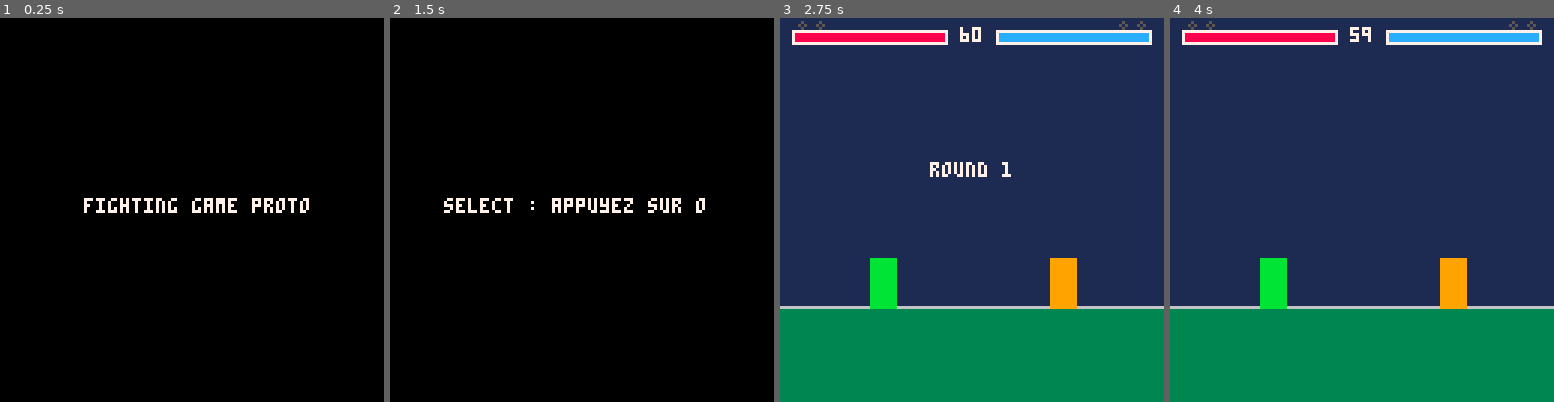
Above: before the commit, frames 1-4 (left to right).
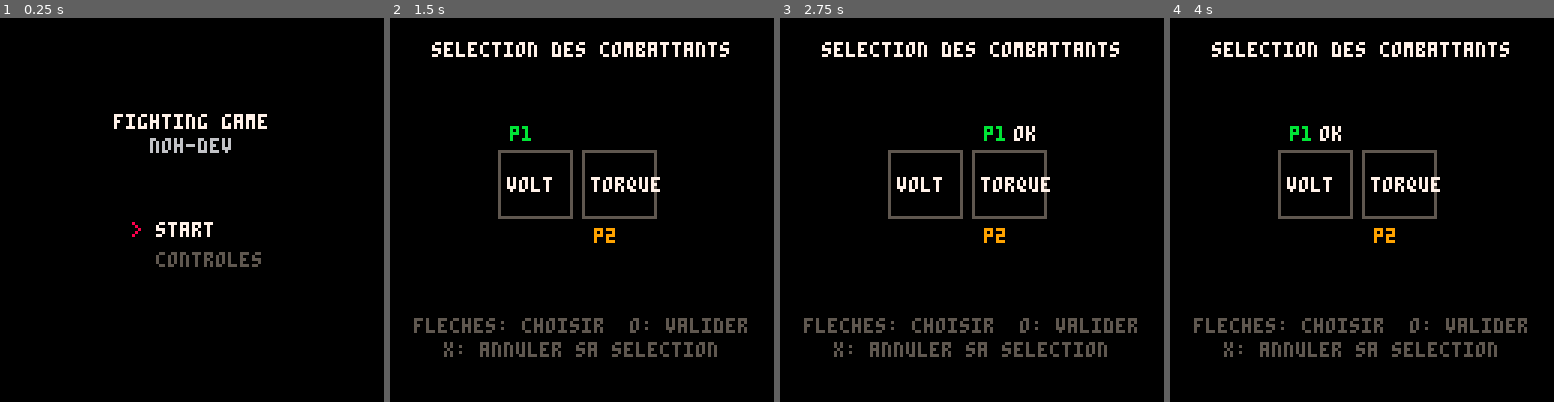
Above: after the commit, the same moments.

Repository: NOH-code/FightGame_PICO-8
Game: PICO-8 cartridge main.p8
Two runs of this game, one before a commit and one after it. Both use one fixed random seed, a clock stepped at 60 frames per second and the inputs below.
Inputs:
- Up to frame 1 (0.25 s): no input
- Up to frame 2 (1.5 s): tap X (X key) at 0.33, 1.07 s; tap O (Z key) at 0.7 s
- Up to frame 3 (2.75 s): hold Right 1.6-2.1 s; hold P2 Left 1.6-2.1 s; tap O (Z key) at 1.7, 2.1, 2.5 s; tap X (X key) at 1.85 s; hold Up 2.15-2.42 s; hold P2 Down 2.15-2.42 s; hold Right from 2.47 s (still down); hold P2 Left from 2.47 s (still down)
- Up to frame 4 (4 s): tap O (Z key) at 2.9, 3.3, 3.7 s; tap X (X key) at 2.97 s; release Right at 3.03 s; release P2 Left at 3.03 s; hold Left 3.08-3.58 s; hold P2 Right 3.08-3.58 s; hold Down 3.63-3.97 s; hold P2 Up 3.63-3.97 s

The runs differ from the first frame. In frame 1, 2.9% of the frame differs, in the area x 21-81%, y 25-65%; in frame 2, 6.5%; in frame 3, 100%, in the area x 0-100%, y 0-100%; in frame 4, 100%.

Commit message:
feat: menu titre + ecran controles + selection perso generique
- titre: 2 options navigables haut/bas (start / controles), validation o
- ecran controles: mapping clavier p1/p2 + regle o+x=medium
- selection: roster construit depuis characters[], curseur et confirmation
  independants par joueur, x pour annuler, miroir autorise, scale avec le roster
- start_round instancie les persos choisis (plus de 0/1 en dur)
- results repasse par une selection fraiche

Co-Authored-By: Claude Opus 4.8 <noreply@anthropic.com>

Diff:
--- a/src/_boot.lua
+++ b/src/_boot.lua
@@ -1,13 +1,17 @@
 -- _boot.lua : orchestration principale, machine à états globale, logique de match
 -- format de match : best-of-3, premier joueur à rounds_to_win rounds (cf. data.lua)
 
-game_state = "title" -- title | select | round_intro | match | pause | results
+game_state = "title" -- title | controls | select | round_intro | match | pause | results
 players = {}
 winner = nil      -- vainqueur du match : 1, 2, ou 0 (match nul)
 match_timer = 0
 round_num = 1
 rounds_won = {0,0}
 intro_timer = 0
+title_cursor = 1
+title_options = {"start", "controles"}
+roster = {}  -- ids de characters[] jouables, construit par init_select
+sel = nil    -- curseur + confirmation par joueur (cf. init_select)
 
 function _init()
  init_input()
@@ -17,6 +21,7 @@
 
 function _update()
  if game_state == "title" then update_title()
+ elseif game_state == "controls" then update_controls()
  elseif game_state == "select" then update_select()
  elseif game_state == "round_intro" then update_round_intro()
  elseif game_state == "match" then update_match()
@@ -28,6 +33,7 @@
 function _draw()
  cls()
  if game_state == "title" then draw_title()
+ elseif game_state == "controls" then draw_controls()
  elseif game_state == "select" then draw_select()
  elseif game_state == "round_intro" then draw_round_intro()
  elseif game_state == "match" then draw_match()
@@ -36,18 +42,114 @@
  end
 end
 
-function update_title() if btnp(4) or btnp(4,1) then game_state="select" end end
-function draw_title() print("fighting game proto", 28, 60, 7) end
-
-function update_select() if btnp(4) then start_match() end end
-function draw_select() print("select : appuyez sur o", 18, 60, 7) end
+-- écran titre : options navigables haut/bas, o pour valider (p1 ou p2)
+function update_title()
+ if btnp(2) or btnp(2,1) then title_cursor = max(1, title_cursor-1); sfx(sfx_cursor) end
+ if btnp(3) or btnp(3,1) then title_cursor = min(#title_options, title_cursor+1); sfx(sfx_cursor) end
+ if btnp(4) or btnp(4,1) then
+  sfx(sfx_menu)
+  if title_cursor == 1 then
+   init_select()
+   game_state = "select"
+  else
+   game_state = "controls"
+  end
+ end
+end
+
+function draw_title()
+ print("fighting game", 38, 32, 7)
+ print("noh-dev", 50, 40, 6)
+ for i,opt in ipairs(title_options) do
+  local y = 68 + (i-1)*10
+  if i == title_cursor then print(">", 44, y, 8) end
+  print(opt, 52, y, i==title_cursor and 7 or 5)
+ end
+end
+
+-- écran des contrôles (mapping clavier par défaut de pico-8)
+function update_controls()
+ if btnp(4) or btnp(4,1) or btnp(5) or btnp(5,1) then
+  sfx(sfx_menu)
+  game_state = "title"
+ end
+end
+
+function draw_controls()
+ print("controles", 46, 8, 7)
+ print("p1", 12, 24, 11)
+ print("bouger : fleches", 12, 32, 6)
+ print("o: z/c/n   x: x/v/m", 12, 40, 6)
+ print("p2", 12, 56, 9)
+ print("bouger : s,d,f", 12, 64, 6)
+ print("o: tab/lshift   x: q/a", 12, 72, 6)
+ print("o=leger  x=lourd", 12, 88, 5)
+ print("o+x ensemble = coup moyen", 12, 96, 5)
+ print("o ou x : retour", 36, 116, 5)
+end
+
+-- sélection de personnage, générique : roster construit depuis characters[],
+-- un curseur + un flag confirmé par joueur — scale sans changement quand
+-- le roster grandira (aucun "2 persos" codé en dur)
+function init_select()
+ roster = {}
+ local i = 0
+ while characters[i] do add(roster, i); i += 1 end
+ sel = {
+  {cursor=1, ok=false},
+  {cursor=min(2, #roster), ok=false}, -- p2 démarre sur le 2e perso s'il existe
+ }
+end
+
+function update_select()
+ for pi=1,2 do
+  local s = sel[pi]
+  local idx = pi-1 -- index manette pico-8 (0=p1, 1=p2)
+  if not s.ok then
+   if btnp(0,idx) then s.cursor = (s.cursor-2) % #roster + 1; sfx(sfx_cursor) end
+   if btnp(1,idx) then s.cursor = s.cursor % #roster + 1; sfx(sfx_cursor) end
+   if btnp(4,idx) then s.ok = true; sfx(sfx_menu) end
+  elseif btnp(5,idx) then
+   s.ok = false; sfx(sfx_cursor) -- x : revenir sur sa confirmation
+  end
+ end
+ -- le combat démarre quand les deux joueurs ont confirmé (miroir autorisé)
+ if sel[1].ok and sel[2].ok then start_match() end
+end
+
+function draw_select()
+ print("selection des combattants", 14, 8, 7)
+ local n, w = #roster, 28
+ local x0 = 64 - flr(n*w/2)
+ for i,cid in ipairs(roster) do
+  local x = x0 + (i-1)*w
+  rect(x, 44, x+w-4, 66, 5)
+  print(characters[cid].name, x+3, 53, 7)
+ end
+ draw_select_cursor(1, x0, w, 36, 11)
+ draw_select_cursor(2, x0, w, 70, 9)
+ print("fleches: choisir  o: valider", 8, 100, 5)
+ print("x: annuler sa selection", 18, 108, 5)
+end
+
+-- marqueur d'un joueur au-dessus (p1) ou en dessous (p2) de la case visée
+function draw_select_cursor(pi, x0, w, y, col)
+ local s = sel[pi]
+ local x = x0 + (s.cursor-1)*w + 4
+ print("p"..pi, x, y, col)
+ if s.ok then print("ok", x+10, y, 7) end
+end
 
 -- etat pause : conservé mais non câblé — pico-8 réserve enter à son propre menu
 function update_pause() if btnp(4) then game_state="match" end end
 function draw_pause() print("pause", 50, 60, 7) end
 
 function update_results()
- if btnp(4) then game_state="select" end
+ if btnp(4) or btnp(4,1) then
+  sfx(sfx_menu)
+  init_select() -- repartir sur une sélection fraîche (confirmations annulées)
+  game_state = "select"
+ end
 end
 
 function draw_results()
@@ -62,7 +164,6 @@
 
 -- démarre un MATCH : remet les scores de rounds à zéro puis lance le round 1
 function start_match()
- -- 0 = volt (rush-down), 1 = torque (zoner) — cf. characters[] dans data.lua
  rounds_won = {0,0}
  round_num = 1
  winner = nil
@@ -72,7 +173,10 @@
 -- (re)lance un ROUND : vie au max et positions de départ réinitialisées
 -- (p1 à gauche, p2 à droite), le compteur de rounds gagnés est conservé
 function start_round()
- players = { new_fighter(34, 1, 0), new_fighter(94, -1, 1) }
+ players = {
+  new_fighter(34,  1, roster[sel[1].cursor]),
+  new_fighter(94, -1, roster[sel[2].cursor]),
+ }
  match_timer = round_time
  intro_timer = 0
  game_state = "round_intro"
--- a/src/audio.lua
+++ b/src/audio.lua
@@ -8,6 +8,7 @@
 sfx_block  = 2 -- coup paré (pas encore d'état block)
 sfx_ko     = 3 -- k.o.
 sfx_menu   = 4 -- confirmation menu
+sfx_cursor = 5 -- déplacement curseur menu
 
 function init_audio()
  -- music(0) -- à activer une fois un pattern musical créé
